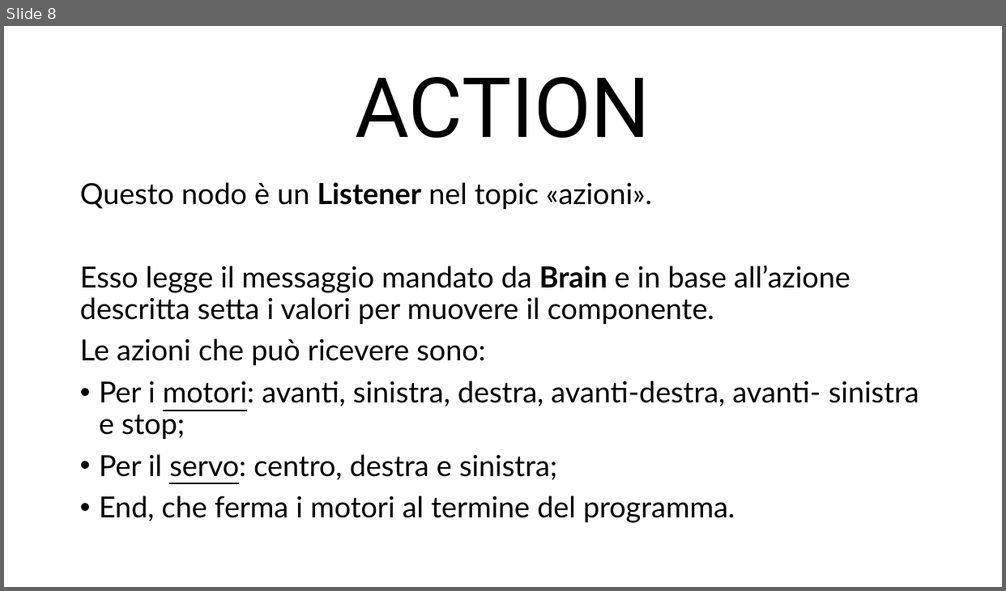
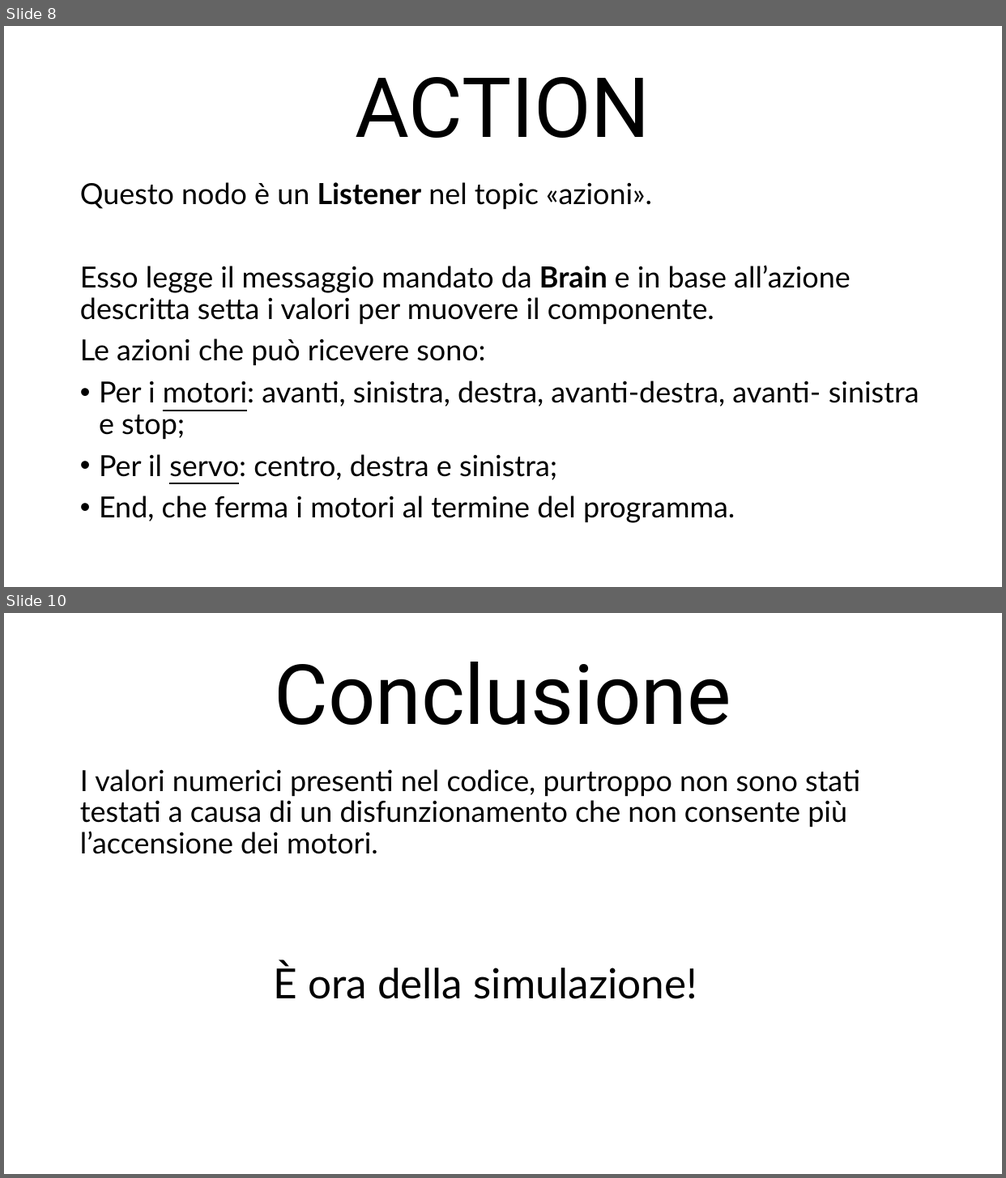
Before and after one commit to JessicaGiancola/Ros_Python_Project, a slide deck: Presentazione Ros Python.pptx. Shown one above the other, each under a label of ours: slide 8 before the commit, slides 8 and 10 after it; the slides between them are not shown. The pictures are 1006x591 and 1006x1178 pixels, drawn with LibreOffice and Linux fonts; fonts in the diff are those of the drawing. Boxes give left, top, right and bottom in pixels: in the first picture for what was removed or moved away, otherwise in the second. Text is boxed around its words. In the diff, an @@ line names an element or a change of style, - is before the commit and + after.

```diff
--- a/Presentazione Ros Python.pptx
+++ b/Presentazione Ros Python.pptx
@@ slide 10 added at (4,613,1002,1174), background #FFFFFF @@
@@ title added at (274,662,731,725), 80 pt, text #000000 @@
+Conclusione
@@ text added at (80,769,860,854), 28 pt, text #000000 @@
+I valori numerici presenti nel codice, purtroppo non sono stati testati a causa di un disfunzionamento che non consente più l’accensione dei motori.
@@ text added at (273,963,698,999), 40 pt, text #000000 @@
+È ora della simulazione!
```
Also in this commit, not shown: 1 other slide added.
